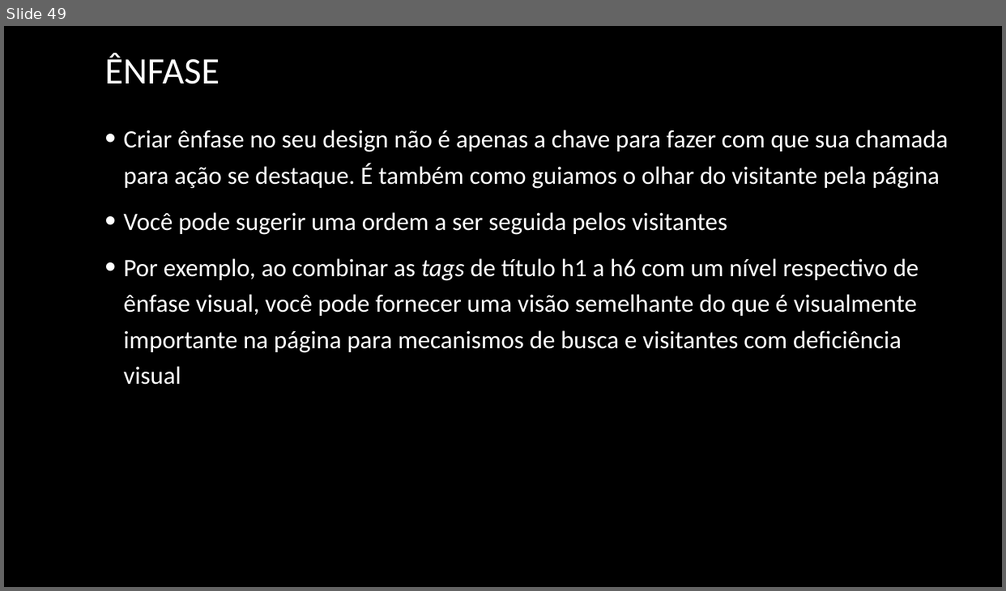
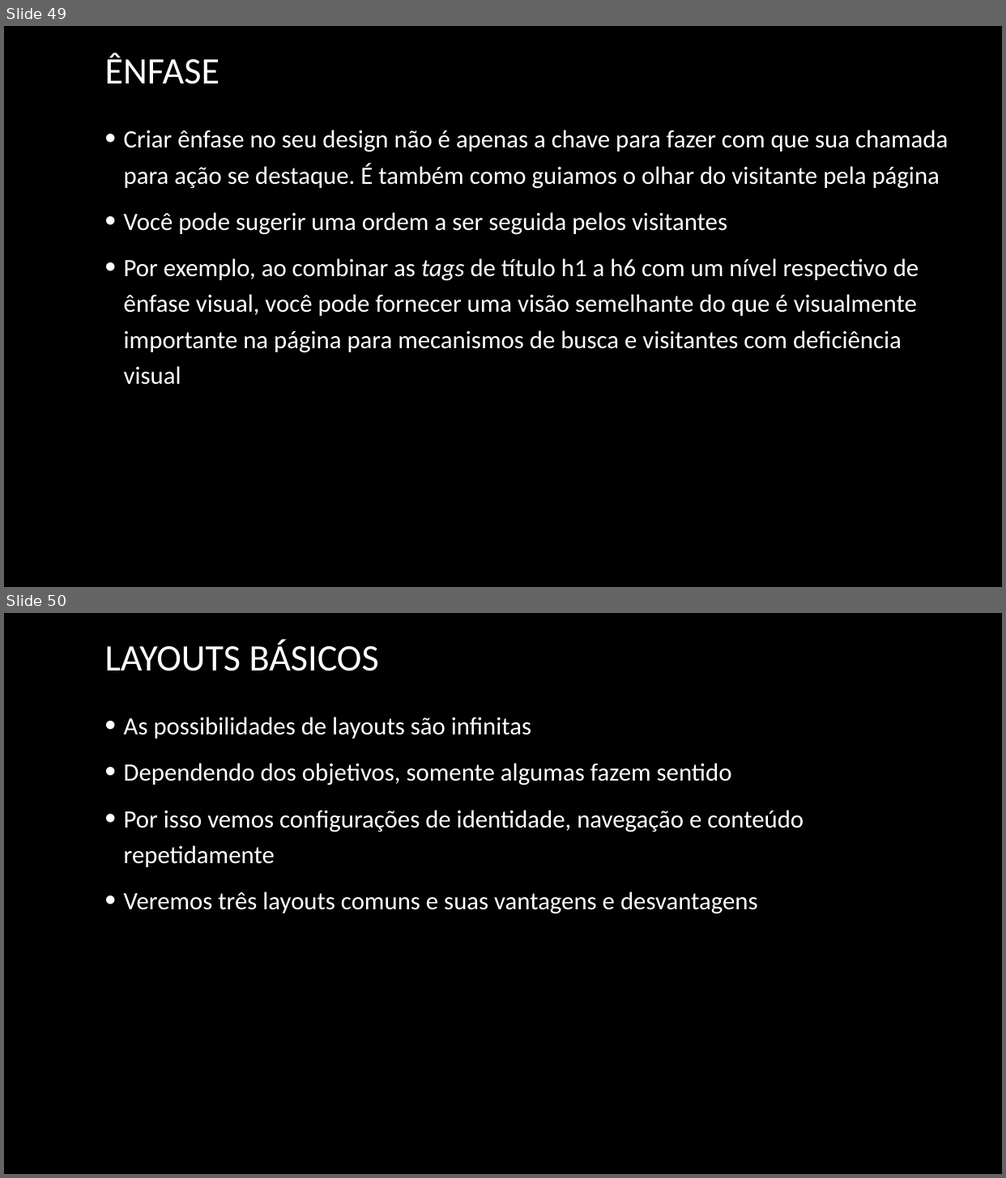
Before and after one commit to joelteixeiradacunha/aulas_php_mysql, a slide deck: Design/Design - Copia.pptx. Shown one above the other, each under a label of ours: slide 49 before the commit, slides 49 and 50 after it. The pictures are 1006x591 and 1006x1178 pixels, drawn with LibreOffice and Linux fonts; fonts in the diff are those of the drawing; background and template pictures are left out. Boxes give left, top, right and bottom in pixels: in the first picture for what was removed or moved away, otherwise in the second. Text is boxed around its words. In the diff, an @@ line names an element or a change of style, - is before the commit and + after.

```diff
--- a/Design/Design - Copia.pptx
+++ b/Design/Design - Copia.pptx
@@ slide 50 added at <box>4,613,1002,1174</box>, background picture (left out) @@
@@ title added at <box>105,640,379,671</box>, 36 pt, text #FFFFFF @@
+LAYOUTS BÁSICOS
@@ text added at <box>124,717,803,914</box>, 24 pt, text #FFFFFF @@
+• As possibilidades de layouts são infinitas
+• Dependendo dos objetivos, somente algumas fazem sentido
+• Por isso vemos configurações de identidade, navegação e conteúdo repetidamente
+• Veremos três layouts comuns e suas vantagens e desvantagens
```
Also in this commit, not shown: 5 other slides added, 1 other file.
